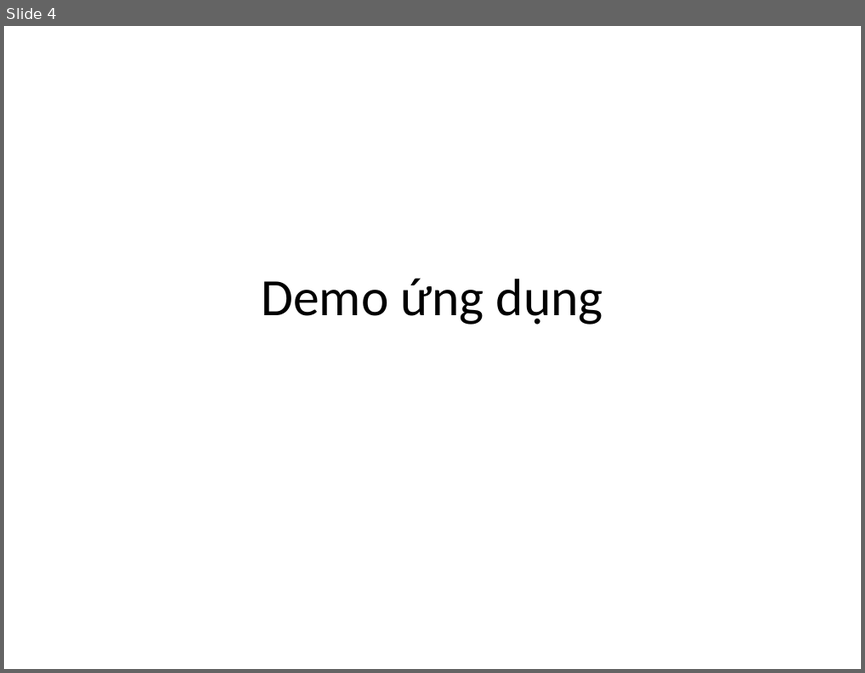
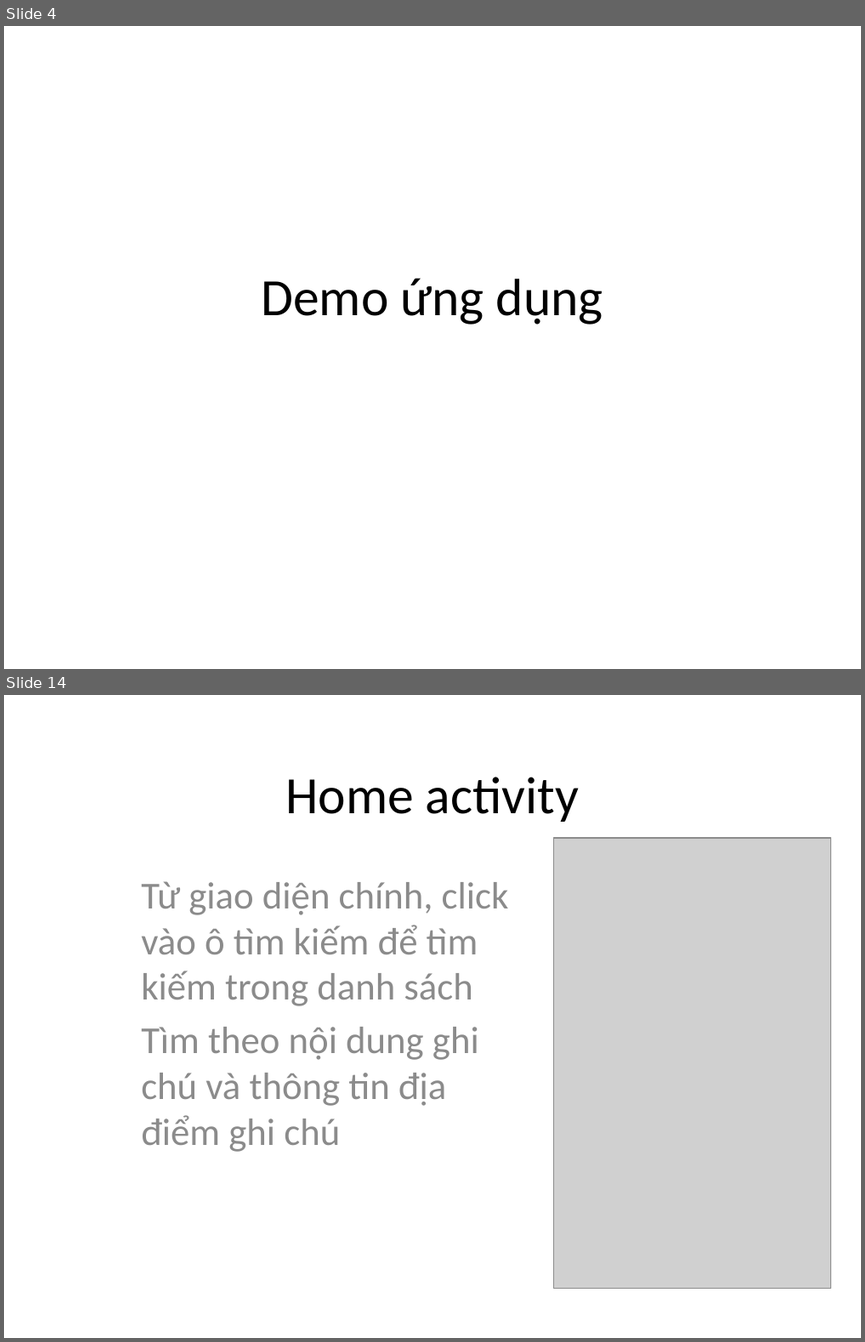
Before and after one commit to phamtuanchip/android, a slide deck: Mon Ky thuat lap trinh.pptx. Shown one above the other, each under a label of ours: slide 4 before the commit, slides 4 and 14 after it; the slides between them are not shown. The pictures are 865x673 and 865x1342 pixels, drawn with LibreOffice and Linux fonts; fonts in the diff are those of the drawing; grey boxes stand for pictures. Boxes give left, top, right and bottom in pixels: in the first picture for what was removed or moved away, otherwise in the second. Text is boxed around its words. In the diff, an @@ line names an element or a change of style, - is before the commit and + after.

```diff
--- a/Mon Ky thuat lap trinh.pptx
+++ b/Mon Ky thuat lap trinh.pptx
@@ slide 14 added at <box>4,695,861,1338</box>, background #FFFFFF @@
@@ title added at <box>285,777,579,822</box>, 44 pt, text #000000 @@
+Home activity
@@ picture added at <box>554,838,832,1288</box> @@
@@ subtitle added at <box>141,881,509,1151</box>, 32 pt, text #8C8C8C @@
+Từ giao diện chính, click vào ô tìm kiếm để tìm kiếm trong danh sách
+Tìm theo nội dung ghi chú và thông tin địa điểm ghi chú
```
Also in this commit, not shown: 17 slides changed, 6 other slides added, 10 slides removed, 1 other file.
